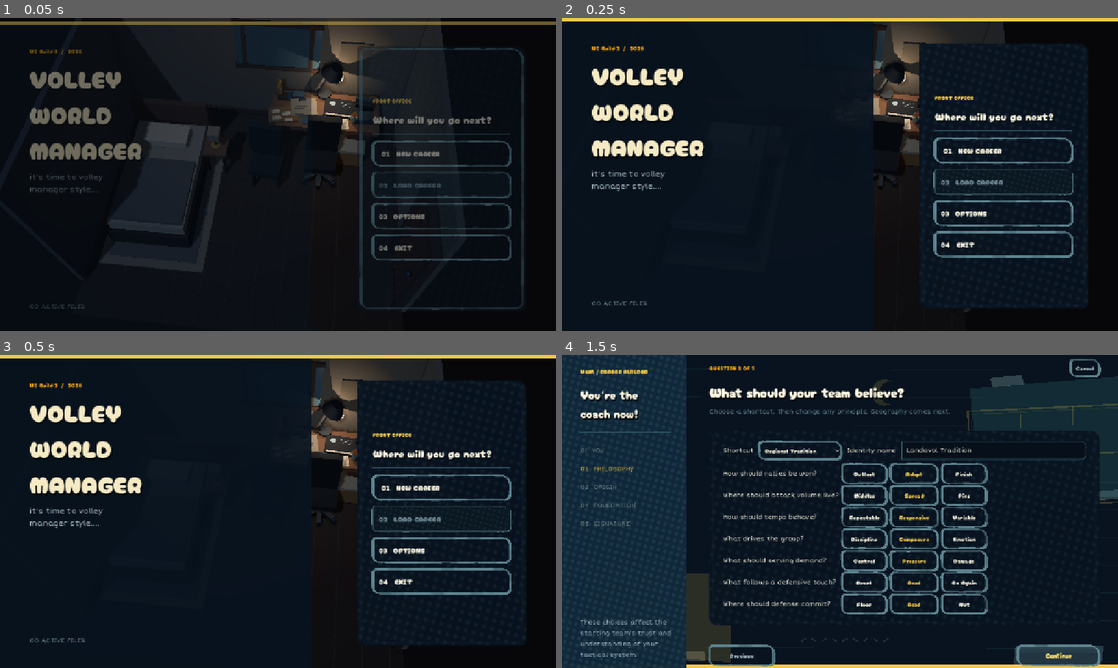
Above: before the commit, frames 1-4 (two rows, left to right).
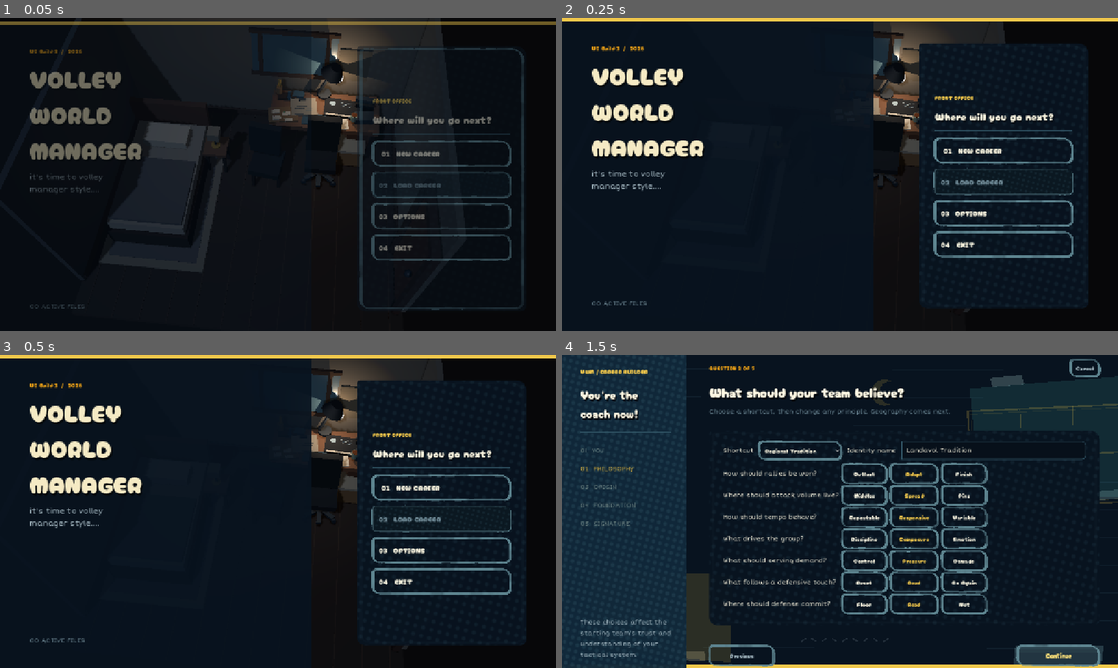
Above: after the commit, the same moments.

Repository: iracarranza/volley-world-manager
Game: Godot game, scene res://scenes/application.tscn
The game is run twice, just before and just after one commit, with the same random seed, the same clock (stepped at 60 frames per second) and the same inputs.
Inputs:
- Up to frame 1 (0.05 s): no input
- Up to frame 2 (0.25 s): no input
- Up to frame 3 (0.5 s): no input
- Up to frame 4 (1.5 s): click "01 NEW CAREER" at 0.5 s; click "Continue" at 1.25 s

The runs differ from the first frame. In frame 1, 0.4% of the frame differs, in the area x 41-68%, y 0-20%; in frame 2, 0.3%; in frame 3, 0.3%; in frame 4, nothing differs.

Commit message:
Desk iteration 7: register window and calendar to locked camera

Diff:
--- a/scenes/office/desk_composition_calibration.gd
+++ b/scenes/office/desk_composition_calibration.gd
@@ -9,17 +9,18 @@
 	var office := get_parent().get_node_or_null("CanonicalOfficeLowPoly") as Node3D
 	if office == null: return
 
-	# Final macro registration. After this pass the camera is locked; remaining
-	# differences are solved with physically coherent prop placement/modeling.
+	# Camera locked after iteration 6.
 	var desk_camera := office.get_node("Cameras/Desk") as Camera3D
 	desk_camera.position = Vector3(1.05, 1.75, -0.65)
 	desk_camera.fov = 53.5
 	desk_camera.look_at(Vector3(1.05, 0.84, -1.53), Vector3.UP)
 
-	_place(office, "WindowGlass", Vector3(0.22, 1.70, -1.936), Vector3(1.34, 0.88, 0.025), 0.0)
+	# Wall objects are independently registered to the historical crop. The window
+	# should begin well inside the left edge and remain readable above the desk.
+	_place(office, "WindowGlass", Vector3(0.48, 1.58, -1.936), Vector3(1.34, 0.88, 0.025), 0.0)
 	_scale_named(office, ["WindowTop", "WindowBottom", "WindowMullionH"], Vector3(1.24, 1.0, 1.0))
-	_move_named(office, ["WindowGlass", "WindowTop", "WindowBottom", "WindowLeft", "WindowRight", "WindowMullionV", "WindowMullionH"], Vector3(-0.13, 0.06, 0.0), true)
-	var delta := Vector3(-0.18, -0.07, 0.0)
+	_move_named(office, ["WindowGlass", "WindowTop", "WindowBottom", "WindowLeft", "WindowRight", "WindowMullionV", "WindowMullionH"], Vector3(0.13, -0.08, 0.0), true)
+	var delta := Vector3(-0.18, -0.20, 0.0)
 	_move_named(office, ["CalendarBacking", "CalendarHeader", "CalendarMark"], delta, false)
 	for i in 6: _move_named(office, ["CalendarRow%02d" % i], delta, false)
 	for i in 5: _move_named(office, ["CalendarCol%02d" % i], delta, false)
